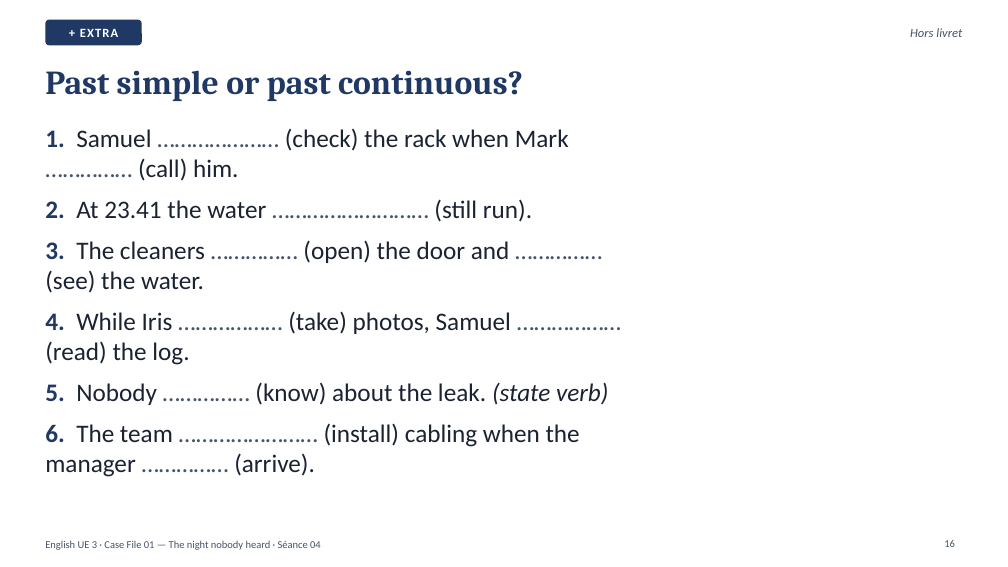
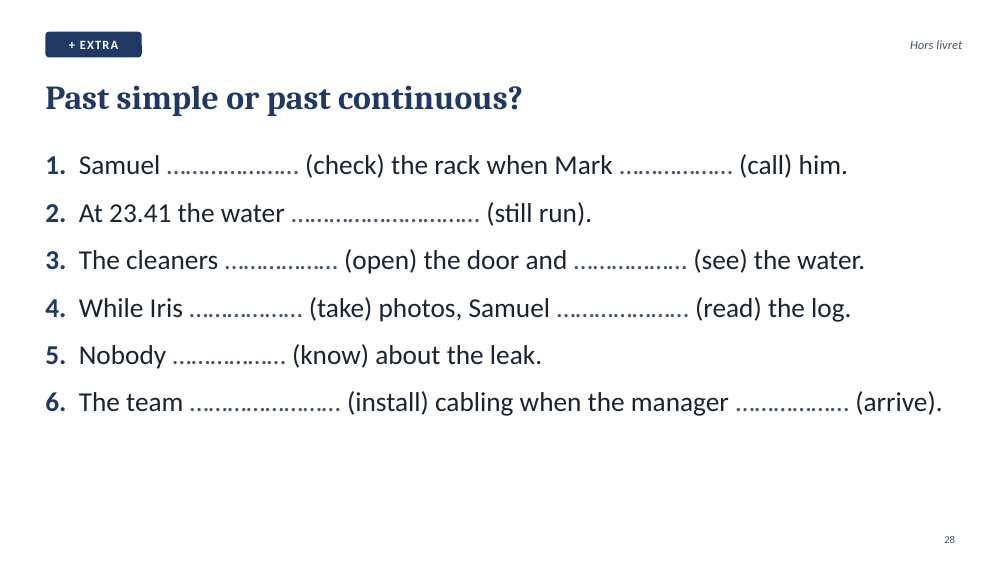
Before and after one commit to ajouniaux/talenleren, a slide deck: slide 28 of powerpoints/Seance_04_Scene2_The_room.pptx (slide 16 before the commit). Drawn at 1008x567 pixels with LibreOffice and Linux fonts; fonts in the diff are those of the drawing. Boxes give left, top, right and bottom in pixels: in the first picture for what was removed or moved away, otherwise in the second. Text is boxed around its words. In the diff, an @@ line names an element or a change of style, - is before the commit and + after.

```diff
--- a/powerpoints/Seance_04_Scene2_The_room.pptx
+++ b/powerpoints/Seance_04_Scene2_The_room.pptx
@@ rounded rectangle "+ EXTRA": place and size @@
-rounded rectangle "+ EXTRA" at bbox=[45, 20, 141, 45]
+rounded rectangle "+ EXTRA" at bbox=[45, 32, 141, 57]
@@ text "Hors livret": place and size @@
-text "Hors livret" at bbox=[910, 28, 962, 37]
+text "Hors livret" at bbox=[910, 40, 962, 49]
@@ title "Past simple or past continuous?": place and size @@
-title "Past simple or past continuous?" at bbox=[45, 70, 523, 101]
+title "Past simple or past continuous?" at bbox=[45, 85, 523, 116]
@@ text at bbox=[45, 154, 942, 416]: text changed; size 24 to 26 pt @@
-1. Samuel ………………… (check) the rack when Mark …………… (call) him.
-2. At 23.41 the water ……………………… (still run).
-3. The cleaners …………… (open) the door and …………… (see) the water.
-4. While Iris ……………… (take) photos, Samuel ……………… (read) the log.
-5. Nobody …………… (know) about the leak. (state verb)
-6. The team …………………… (install) cabling when the manager …………… (arrive).
+1. Samuel ………………… (check) the rack when Mark ……………… (call) him.
+2. At 23.41 the water ………………………… (still run).
+3. The cleaners ……………… (open) the door and ……………… (see) the water.
+4. While Iris ……………… (take) photos, Samuel ………………… (read) the log.
+5. Nobody ……………… (know) about the leak.
+6. The team …………………… (install) cabling when the manager ……………… (arrive).
@@ page number added at bbox=[944, 536, 955, 543], 10 pt, text #44546A @@
+28
@@ text removed at bbox=[45, 540, 321, 550] @@
-English UE 3 · Case File 01 — The night nobody heard · Séance 04
@@ page number removed at bbox=[944, 540, 955, 547] @@
-16
```
Also in this commit, not shown: 12 other slides changed, 23 slides added, 6 slides removed, 7 other files.
